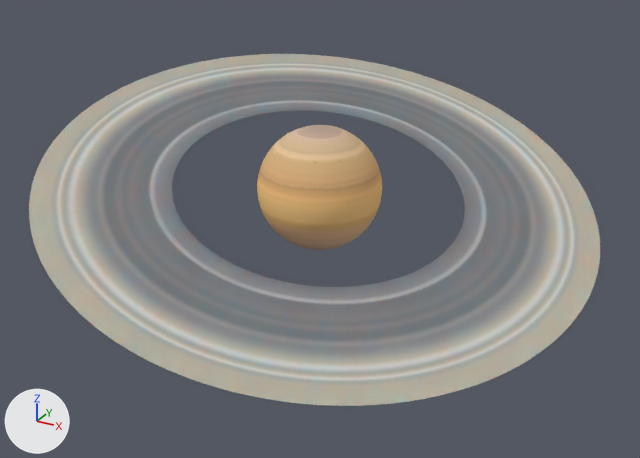
One commit to the Blender file blender_projects/planets.blend: the scene before it, then after it.
Camera for both pictures: a 50 mm camera at (375.0, -680.0, 298.0) aimed at (8.0, -13.0, -35.0). The lights are fixed; the arrows at lower left show +X, +Y and +Z.
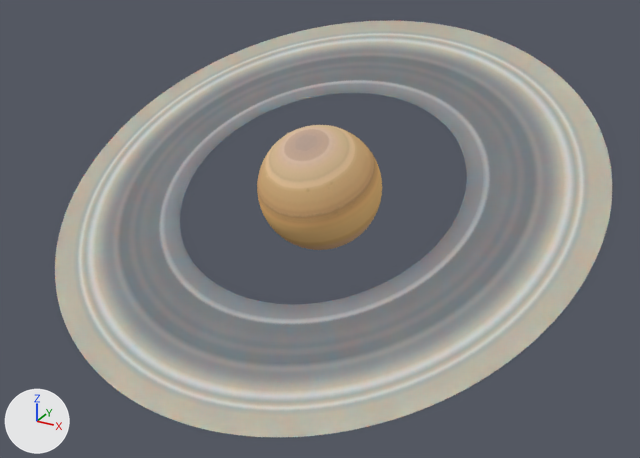
Changed parts and their boxes (x1, y1, x2, y2) in the pictures (640 x 458 px):
'Circle', moved, turned
    before: (29, 54, 600, 406)
    after: (55, 21, 612, 437)
'Sphere', turned
    both: (257, 125, 382, 250)

The change in detail:
Object 'Sphere' (ob_sphere) turns from (0, 0, 0) to (26, 0, 0) degrees about x, y and z.
In object 'Circle' (ob_circle), parent is now set to ob_sphere.
Object 'Circle' (ob_circle) turns from (13, 10, 9.3) to (0, 0, 0) degrees about x, y and z.
